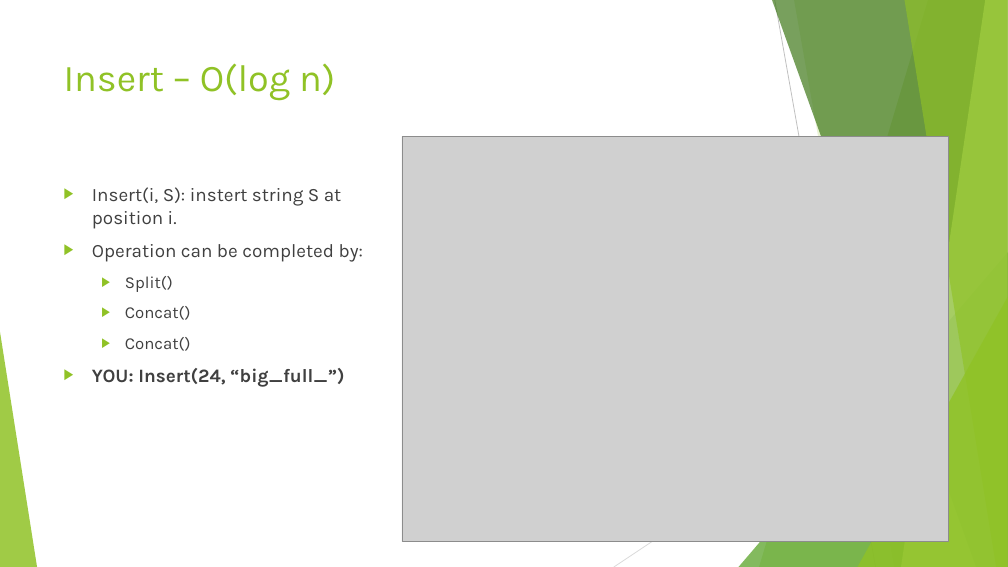
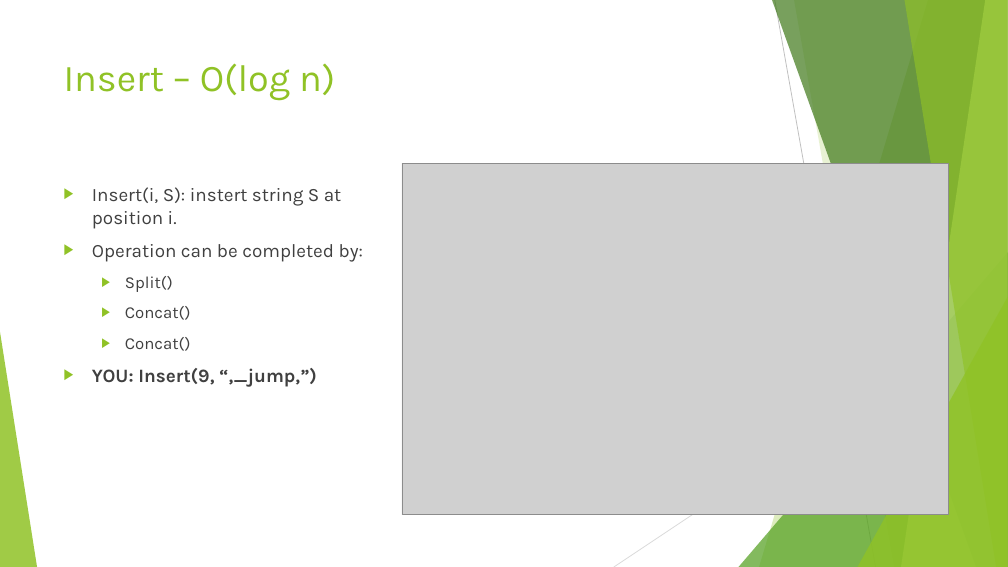
Before and after one commit to nbelliot/comp401, a slide deck: slide 7 of presentation1/Exercises.pptx (slide 6 before the commit). Drawn at 1008x567 pixels with LibreOffice and Linux fonts; fonts in the diff are those of the drawing; grey boxes stand for pictures. Boxes give left, top, right and bottom in pixels: in the first picture for what was removed or moved away, otherwise in the second. Text is boxed around its words. In the diff, an @@ line names an element or a change of style, - is before the commit and + after.

```diff
--- a/presentation1/Exercises.pptx
+++ b/presentation1/Exercises.pptx
@@ picture: place and size @@
-picture at (402, 137, 948, 542)
+picture at (402, 163, 948, 515)
@@ text at (92, 368, 317, 387): text changed @@
-▶ YOU: Insert(24, “big_full_”)
+▶ YOU: Insert(9, “,_jump,”)
```
Also in this commit, not shown: 5 other slides changed, 1 slide added, 1 other file.
